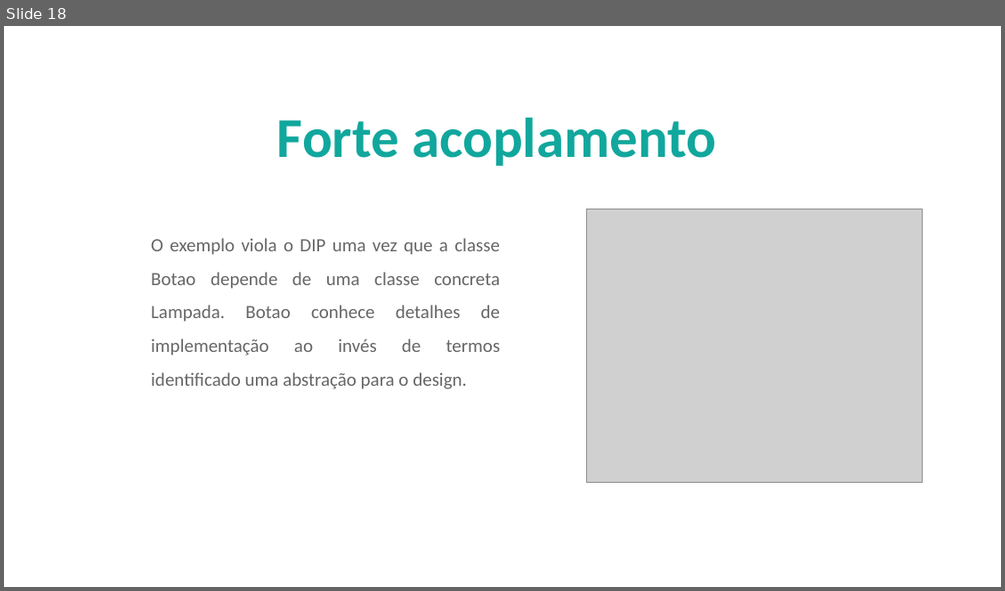
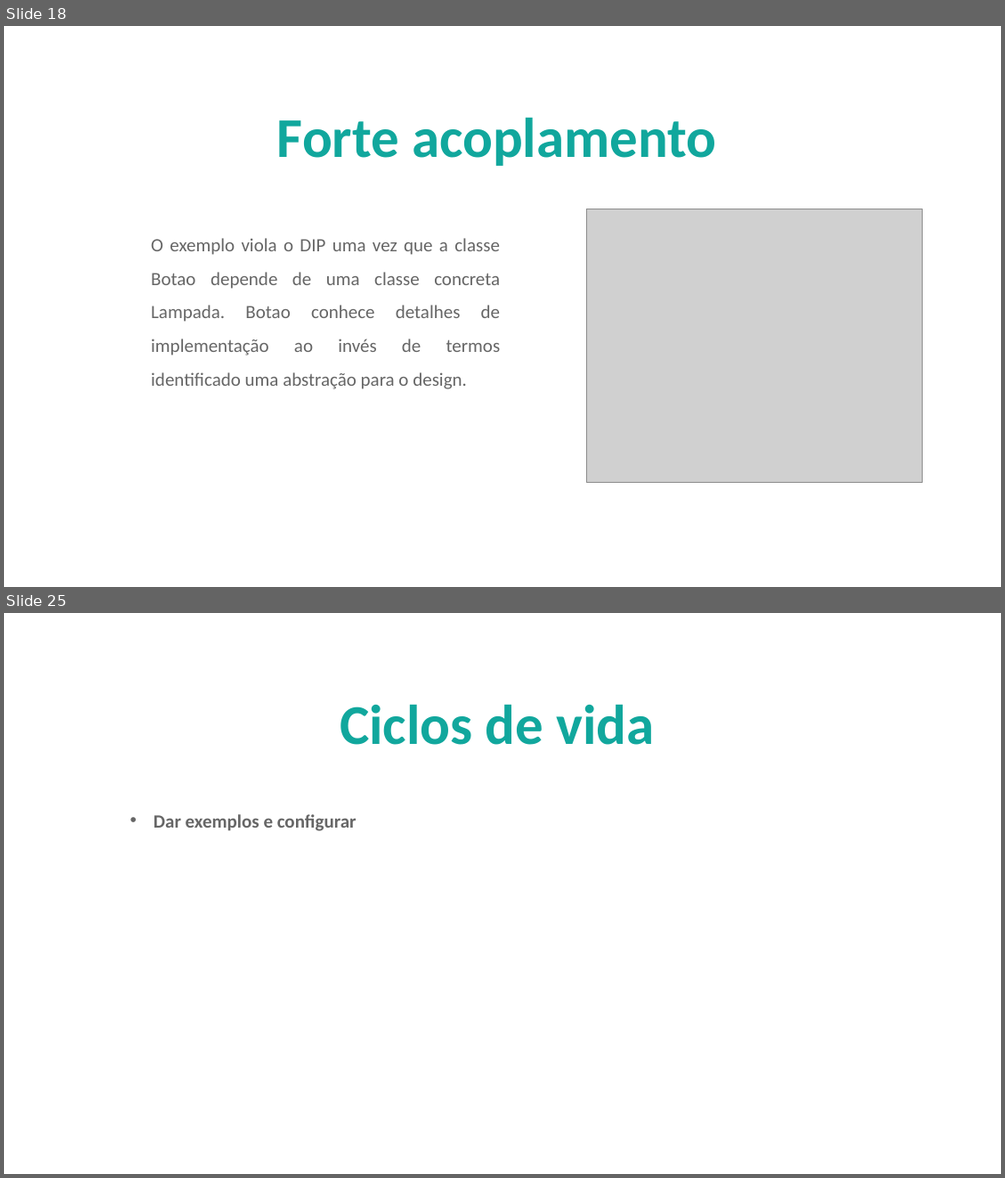
Before and after one commit to AlberttSantos/treinamento-solid, a slide deck: doc/InjecaoDependencia.pptx. Shown one above the other, each under a label of ours: slide 18 before the commit, slides 18 and 25 after it; the slides between them are not shown. The pictures are 1005x591 and 1005x1178 pixels, drawn with LibreOffice and Linux fonts; fonts in the diff are those of the drawing; grey boxes stand for pictures; background and template pictures are left out. Boxes give left, top, right and bottom in pixels: in the first picture for what was removed or moved away, otherwise in the second. Text is boxed around its words. In the diff, an @@ line names an element or a change of style, - is before the commit and + after.

```diff
--- a/doc/InjecaoDependencia.pptx
+++ b/doc/InjecaoDependencia.pptx
@@ slide 25 added at <box>4,613,1001,1174</box>, background picture (left out) @@
@@ text added at <box>340,704,654,745</box>, 54 pt, text #11A79D, bold @@
+Ciclos de vida
@@ text added at <box>154,814,356,831</box>, 18 pt, text #666666, bold @@
+                • Dar exemplos e configurar
```
Also in this commit, not shown: 1 slide changed, 6 other slides added, 1 slide removed, 2 other files.
